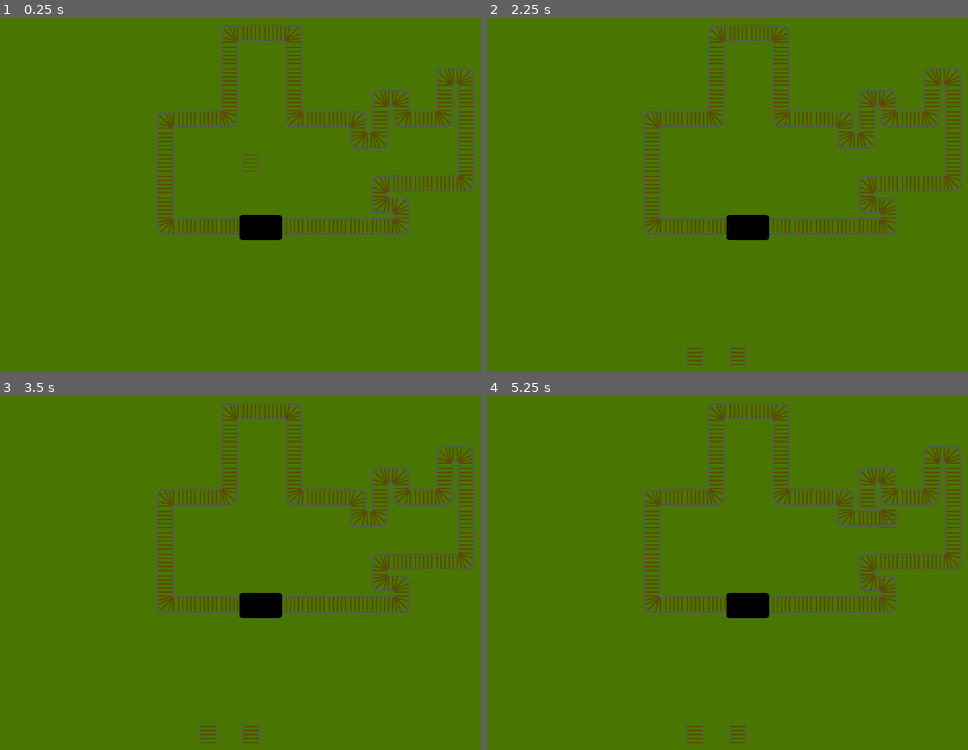
Above: before the commit, frames 1-4 (two rows, left to right).
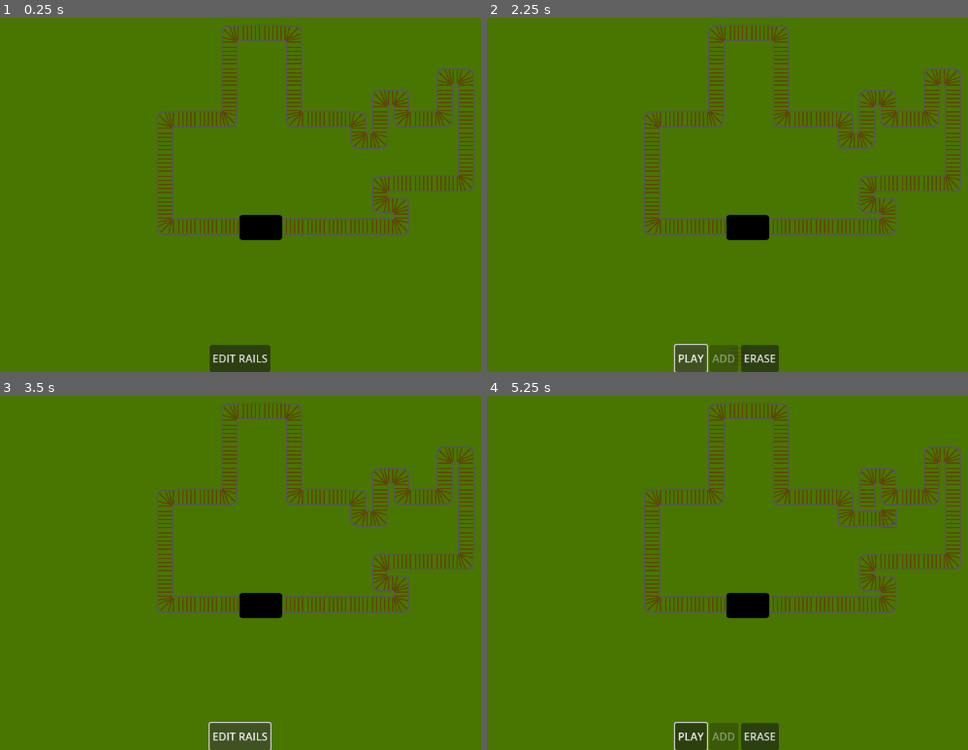
Above: after the commit, the same moments.

Repository: kriegueur/GMTK_jam_2025
Game: Godot game, scene res://world.tscn
Same seed, same stepped clock (60 frames per second), same inputs: the game is played once before the commit and once after it. The engine's default icon, where the game draws it, is replaced by a stand-in: a white triangle on a blue panel in a dark square.
Inputs (mouse positions are in pixels of both pictures, inside the frame that each line leads up to):
- Up to frame 1 (0.25 s): no input
- Up to frame 2 (2.25 s): click (727, 357) at 0.5 s, where only the run after the commit has a clickable "EDIT RAILS"; click (689, 357) at 1.25 s, where only the run after the commit has a clickable "PLAY"; click (727, 357) at 2 s, where only the run after the commit has a clickable "EDIT RAILS"
- Up to frame 3 (3.5 s): click (202, 735) at 2.75 s, where only the run after the commit has a clickable "PLAY"
- Up to frame 4 (5.25 s): click (727, 735) at 3.5 s, where only the run after the commit has a clickable "EDIT RAILS"; click (689, 735) at 4.25 s, where only the run after the commit has a clickable "PLAY"; tap Enter at 5 s; move the mouse to (895, 509) at 5.02 s; press the mouse at (895, 509) at 5.03 s

The runs differ from the first frame. In frame 1, 1.1% of the frame differs, in the area x 43-57%, y 37-100%; in frame 2, 1.6%; in frame 3, 1.1%; in frame 4, 1.6%, in the area x 38-61%, y 92-100%.

Commit message:
feat: game state UI

Diff:
--- a/world.gd
+++ b/world.gd
@@ -4,6 +4,10 @@
 @onready var factory: Sprite2D = $Factory
 @onready var tile_map_layer: TileMapLayer = $TileMapLayer
 @onready var placement_indicator: Sprite2D = $PlacementIndicator
+@onready var switch_state: Button = $UI/HBoxContainer/SwitchState
+@onready var add_button: Button = $UI/HBoxContainer/Add
+@onready var erase_button: Button = $UI/HBoxContainer/Erase
+@onready var h_box_container: HBoxContainer = $UI/HBoxContainer
 
 enum ORIENTATION {
 	WE,
@@ -21,20 +25,82 @@
 	RIGHT,
 }
 
+enum GAMESTATE {
+	PLAYING,
+	EDITING,
+}
+
+enum EDITSTATE {
+	RAIL,
+	ERASE
+}
+
+var state := GAMESTATE.PLAYING
+var editstate := EDITSTATE.RAIL
+var canplace := true
+
 # Called when the node enters the scene tree for the first time.
 func _ready() -> void:
 	var path = find_railpath()
 	path_2d.curve = _curve2d_from_path(path)
+	switch_state.connect("pressed", func():
+		if state == GAMESTATE.PLAYING:
+			state = GAMESTATE.EDITING
+			switch_state.text = "PLAY"
+			if editstate == EDITSTATE.RAIL:
+				placement_indicator.show()
+				add_button.disabled = true
+				erase_button.disabled = false
+			elif editstate == EDITSTATE.ERASE:
+				add_button.disabled = false
+				erase_button.disabled = true
+			add_button.show()
+			erase_button.show()
+		elif state == GAMESTATE.EDITING:
+			path = find_railpath()
+			if path.is_empty():
+				return
+			path_2d.curve = _curve2d_from_path(path)
+			state = GAMESTATE.PLAYING
+			switch_state.text = "EDIT RAILS"
+			placement_indicator.hide()
+			add_button.hide()
+			erase_button.hide()
+	)
+	add_button.connect("pressed", func():
+		editstate = EDITSTATE.RAIL
+		add_button.disabled = true
+		erase_button.disabled = false
+		placement_indicator.show()
+	)
+	erase_button.connect("pressed", func():
+		editstate = EDITSTATE.ERASE
+		add_button.disabled = false
+		erase_button.disabled = true
+		placement_indicator.hide()
+	)
+	for child in h_box_container.get_children():
+		child.connect("mouse_entered", func():
+			canplace = false
+		)
+		child.connect("mouse_exited", func():
+			canplace = true
+		)
 
 # Called every frame. 'delta' is the elapsed time since the previous frame.
 func _process(delta: float) -> void:
-	var mouse_position := get_global_mouse_position()
-	var cursor_tile := tile_map_layer.local_to_map(to_local(mouse_position))
-	var cursor_tile_center := tile_map_layer.map_to_local(cursor_tile)
-	placement_indicator.global_position = cursor_tile_center
-	if Input.is_action_pressed("click"):
-		if tile_empty(cursor_tile):
-			place_rail(cursor_tile)
+	if state == GAMESTATE.EDITING:
+		var mouse_position := get_global_mouse_position()
+		var cursor_tile := tile_map_layer.local_to_map(to_local(mouse_position))
+		var cursor_tile_center := tile_map_layer.map_to_local(cursor_tile)
+		placement_indicator.global_position = cursor_tile_center
+		if Input.is_action_pressed("click"):
+			if editstate == EDITSTATE.RAIL:
+				if can_place_rail(cursor_tile):
+					place_rail(cursor_tile)
+			elif editstate == EDITSTATE.ERASE:
+				if can_erase_rail(cursor_tile):
+					erase_rail(cursor_tile)
 
 func get_tile_center_from_pos(pos : Vector2) -> Vector2:
 	var a = tile_map_layer.local_to_map(pos)
@@ -50,7 +116,7 @@
 		next = get_adjacent_railtile(current, prev)
 		if next == current:
 			print("Failed to find path")
-			break
+			return []
 		tiles.append(current)
 		if current != starting_tile:
 			prev.append(current)
@@ -59,7 +125,10 @@
 	return tiles
 
 func get_adjacent_railtile(tile : Vector2i, previous_tiles : Array[Vector2i]) -> Vector2i:
-	var current_tile_type : String = tile_map_layer.get_cell_tile_data(tile).get_custom_data("Orientation")
+	var current_tile_data := tile_map_layer.get_cell_tile_data(tile)
+	if current_tile_data == null:
+		return tile
+	var current_tile_type : String = current_tile_data.get_custom_data("Orientation")
 	match current_tile_type:
 		"WE":
 			return _unexplored_tile(tile, previous_tiles, Vector2i.RIGHT, Vector2i.LEFT)
@@ -109,6 +178,13 @@
 	var orientation := find_rail_orientation(tile)
 	var atlas_coords := orientation_to_atlas(orientation)
 	tile_map_layer.set_cell(tile, 0, atlas_coords)
+	update_tile(tile + Vector2i.UP)
+	update_tile(tile + Vector2i.DOWN)
+	update_tile(tile + Vector2i.LEFT)
+	update_tile(tile + Vector2i.RIGHT)
+
+func erase_rail(tile : Vector2i):
+	tile_map_layer.set_cell(tile)
 	update_tile(tile + Vector2i.UP)
 	update_tile(tile + Vector2i.DOWN)
 	update_tile(tile + Vector2i.LEFT)
@@ -222,3 +298,9 @@
 			return ORIENTATION.SE
 		_:
 			return ORIENTATION.NS
+
+func can_place_rail(tile : Vector2i) -> bool:
+	return tile_empty(tile) and canplace
+
+func can_erase_rail(tile : Vector2i) -> bool:
+	return !tile_empty(tile)
--- a/world.tscn
+++ b/world.tscn
@@ -94,6 +94,35 @@
 position = Vector2(1, 0)
 
 [node name="PlacementIndicator" type="Sprite2D" parent="."]
+visible = false
 modulate = Color(1, 1, 1, 0.541176)
 z_index = 5
 texture = SubResource("AtlasTexture_tlwt5")
+
+[node name="UI" type="CanvasLayer" parent="."]
+
+[node name="HBoxContainer" type="HBoxContainer" parent="UI"]
+anchors_preset = 7
+anchor_left = 0.5
+anchor_top = 1.0
+anchor_right = 0.5
+anchor_bottom = 1.0
+offset_left = -45.0
+offset_top = -40.0
+offset_right = 45.0
+grow_horizontal = 2
+grow_vertical = 0
+
+[node name="SwitchState" type="Button" parent="UI/HBoxContainer"]
+layout_mode = 2
+text = "EDIT RAILS"
+
+[node name="Add" type="Button" parent="UI/HBoxContainer"]
+visible = false
+layout_mode = 2
+text = "ADD"
+
+[node name="Erase" type="Button" parent="UI/HBoxContainer"]
+visible = false
+layout_mode = 2
+text = "ERASE"
